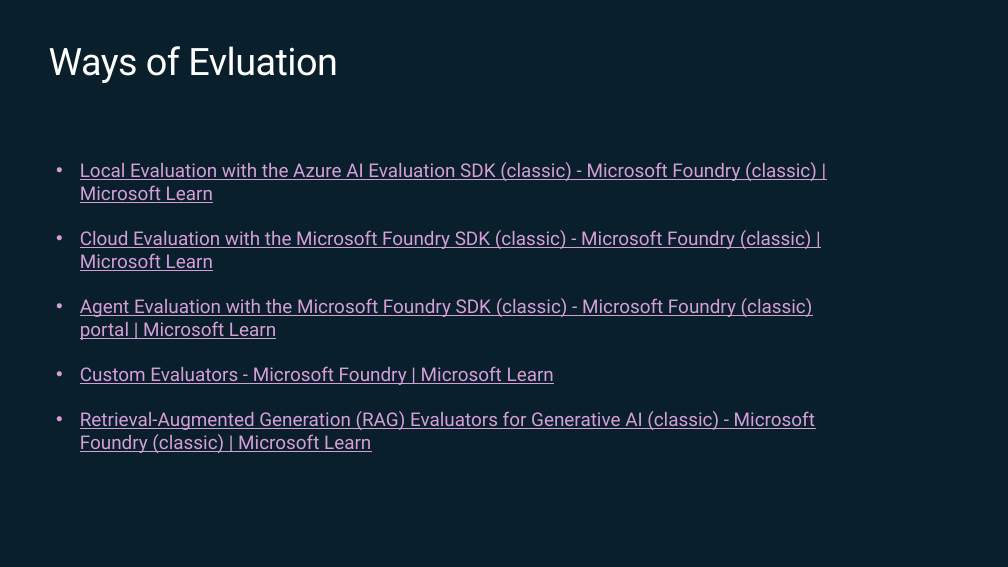
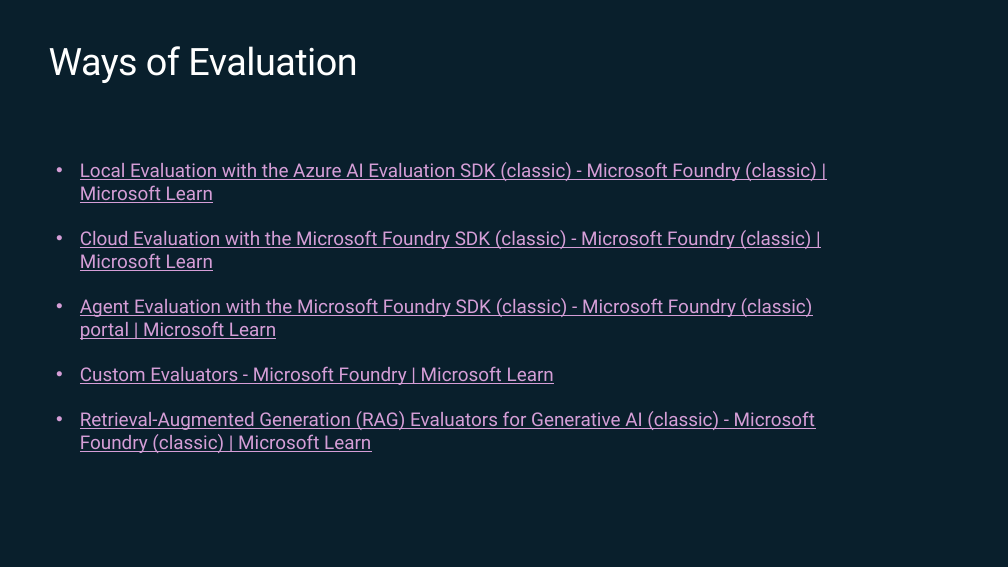
Before and after one commit to james-tn/foundry_workshop, a slide deck: slide 3 of slide-deck/evaluations.pptx. Drawn at 1008x567 pixels with LibreOffice and Linux fonts; fonts in the diff are those of the drawing; background and template pictures are left out. Boxes give left, top, right and bottom in pixels: in the first picture for what was removed or moved away, otherwise in the second. Text is boxed around its words. In the diff, an @@ line names an element or a change of style, - is before the commit and + after.

```diff
--- a/slide-deck/evaluations.pptx
+++ b/slide-deck/evaluations.pptx
@@ title at box(49, 46, 357, 83): text changed @@
-Ways of Evluation
+Ways of Evaluation
```
